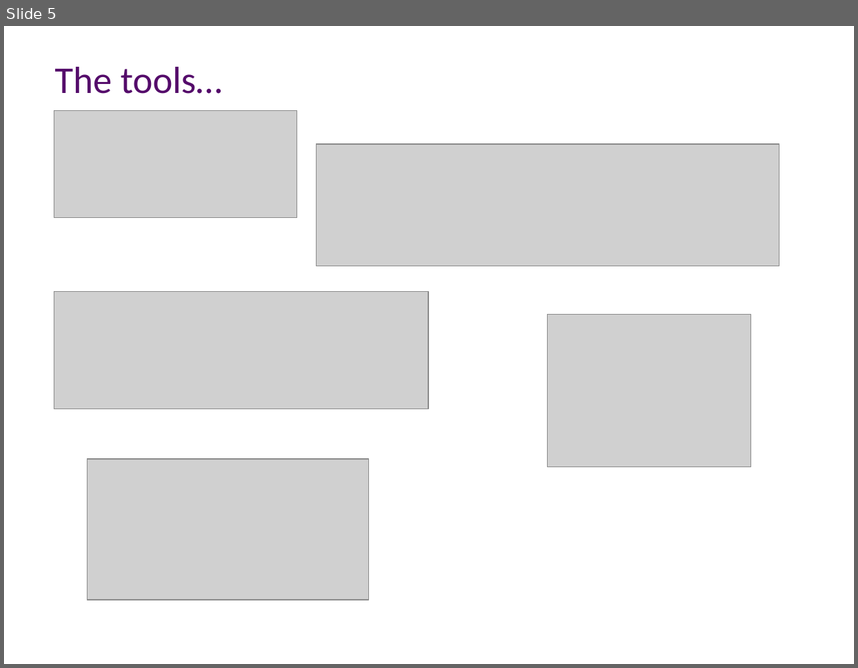
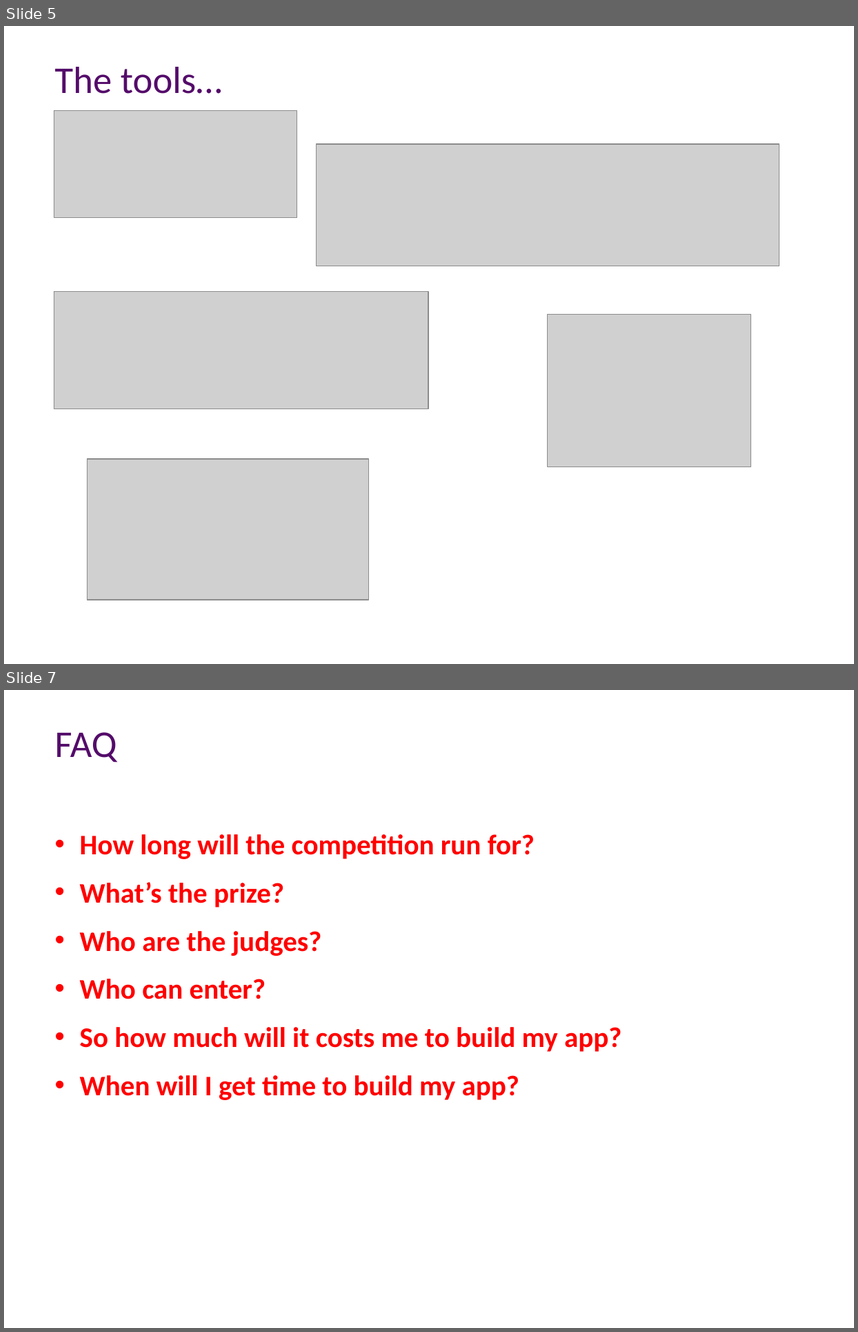
Before and after one commit to ptpavankumar/Competition, a slide deck: AD Coding Competition.pptx. Shown one above the other, each under a label of ours: slide 5 before the commit, slides 5 and 7 after it; the slides between them are not shown. The pictures are 858x668 and 858x1332 pixels, drawn with LibreOffice and Linux fonts; fonts in the diff are those of the drawing; grey boxes stand for pictures; background and template pictures are left out. Boxes give left, top, right and bottom in pixels: in the first picture for what was removed or moved away, otherwise in the second. Text is boxed around its words. In the diff, an @@ line names an element or a change of style, - is before the commit and + after.

```diff
--- a/AD Coding Competition.pptx
+++ b/AD Coding Competition.pptx
@@ slide 7 added at [4,690,854,1328], background #FFFFFF @@
@@ title added at [55,732,117,762], 32 pt, text #540B6A @@
+FAQ
@@ text added at [80,834,622,1100], 24 pt, text #FF0000, bold @@
+• How long will the competition run for?
+• What’s the prize?
+• Who are the judges?
+• Who can enter?
+• So how much will it costs me to build my app?
+• When will I get time to build my app?
```
Also in this commit, not shown: 3 other slides added, 1 other file.
